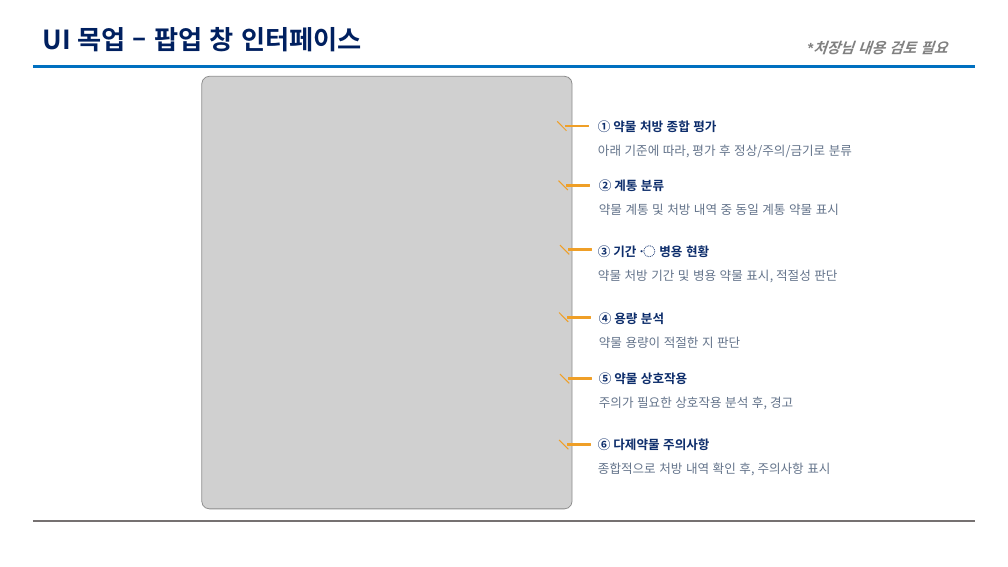
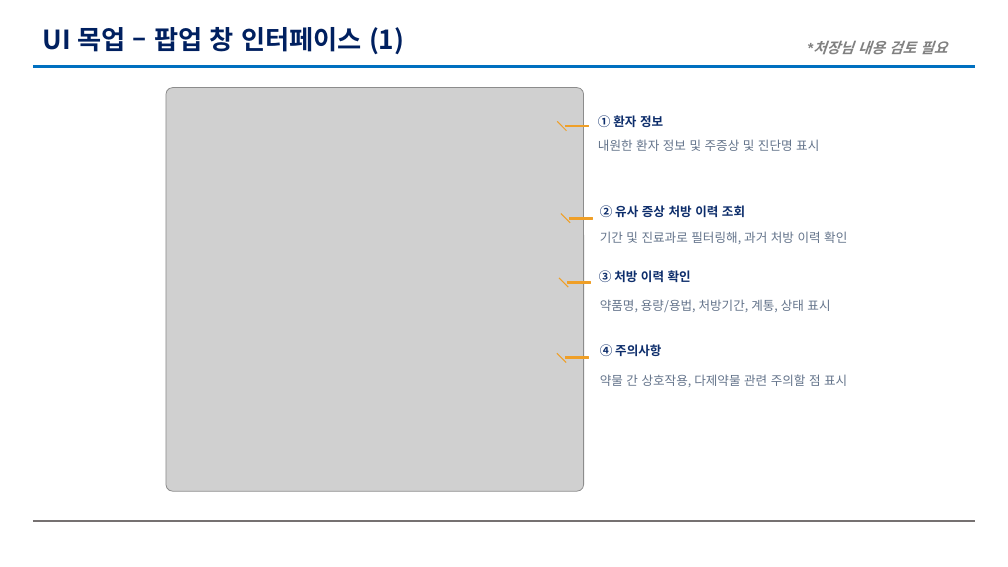
Before and after one commit to 23012/kiro-project, a slide deck: slide 3 of 문서/[진료] 약 처방 지원 시스템 초안.pptx. Drawn at 1008x567 pixels with LibreOffice and Linux fonts; fonts in the diff are those of the drawing; grey boxes stand for pictures; background and template pictures are left out. Boxes give left, top, right and bottom in pixels: in the first picture for what was removed or moved away, otherwise in the second. Text is boxed around its words. In the diff, an @@ line names an element or a change of style, - is before the commit and + after.

Commit message:
약 처방 지원 시스템 초안 완성

```diff
--- a/문서/[진료] 약 처방 지원 시스템 초안.pptx
+++ b/문서/[진료] 약 처방 지원 시스템 초안.pptx
@@ title at <box>43,27,404,54</box>: text changed @@
-UI 목업 – 팝업 창 인터페이스
+UI 목업 – 팝업 창 인터페이스 (1)
@@ picture: place and size @@
-picture at <box>202,76,572,509</box>
+picture at <box>166,88,584,492</box>
@@ text at <box>598,115,663,127</box>: text changed @@
-① 약물 처방 종합 평가
+① 환자 정보
@@ text at <box>598,139,819,151</box>: text changed @@
-아래 기준에 따라, 평가 후 정상/주의/금기로 분류
+내원한 환자 정보 및 주증상 및 진단명 표시
@@ text removed at <box>599,179,664,191</box> @@
-② 계통 분류
@@ line removed from (559, 181) to (568, 190) @@
@@ rectangle removed at <box>567,185,591,186</box> @@
@@ text removed at <box>599,203,839,215</box> @@
-약물 계통 및 처방 내역 중 동일 계통 약물 표시
@@ text at <box>600,205,745,217</box>: text changed @@
-③ 기간 〮 병용 현황
+② 유사 증상 처방 이력 조회
@@ line moved from (560, 245) - (569, 255) to (561, 213) - (570, 223) @@
@@ rectangle: place and size @@
-rectangle at <box>569,249,592,250</box>
+rectangle at <box>569,217,593,219</box>
@@ text at <box>600,231,847,244</box>: text changed @@
-약물 처방 기간 및 병용 약물 표시, 적절성 판단
+기간 및 진료과로 필터링해, 과거 처방 이력 확인
@@ line moved from (560, 312) - (569, 322) to (560, 278) - (569, 287) @@
@@ rectangle: place and size @@
-rectangle at <box>568,316,591,318</box>
+rectangle at <box>568,282,591,284</box>
@@ text at <box>599,270,691,282</box>: text changed @@
-④ 용량 분석
+③ 처방 이력 확인
@@ text at <box>600,299,830,312</box>: text changed @@
-약물 용량이 적절한 지 판단
+약품명, 용량/용법, 처방기간, 계통, 상태 표시
@@ line moved from (560, 374) - (569, 383) to (557, 353) - (566, 363) @@
@@ rectangle: place and size @@
-rectangle at <box>569,378,592,380</box>
+rectangle at <box>566,357,589,358</box>
@@ text at <box>600,344,661,356</box>: text changed @@
-⑥ 다제약물 주의사항
+④ 주의사항
@@ text at <box>600,374,847,387</box>: text changed; text colour #0D2D6B to #64748B; bold off @@
-⑤ 약물 상호작용
+약물 간 상호작용, 다제약물 관련 주의할 점 표시
@@ text removed at <box>599,396,793,409</box> @@
-주의가 필요한 상호작용 분석 후, 경고
@@ line removed from (560, 440) to (569, 449) @@
@@ rectangle removed at <box>568,444,591,445</box> @@
@@ text removed at <box>598,462,830,475</box> @@
-종합적으로 처방 내역 확인 후, 주의사항 표시
```
Also in this commit, not shown: 2 other slides changed, 1 slide removed, 3 other files.
